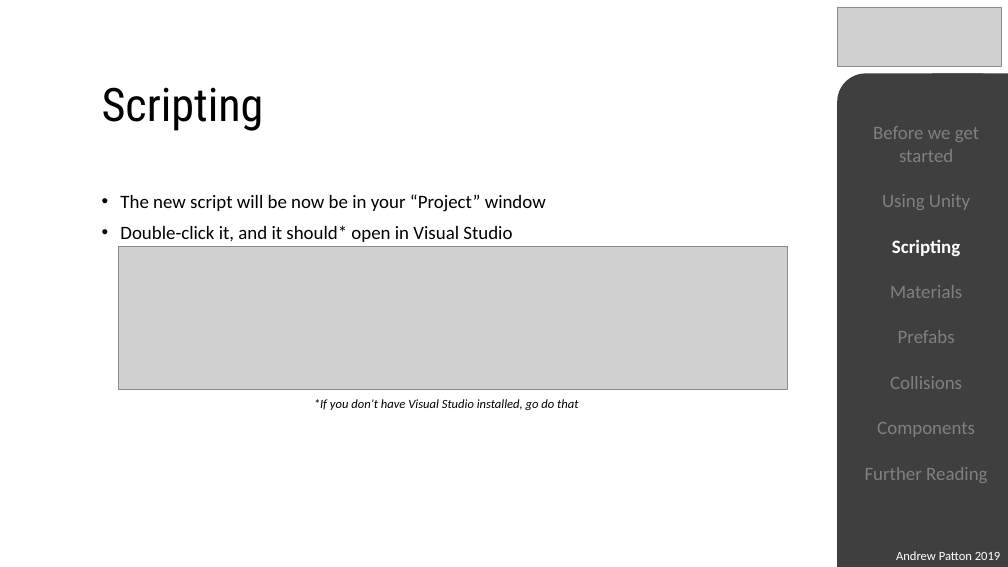
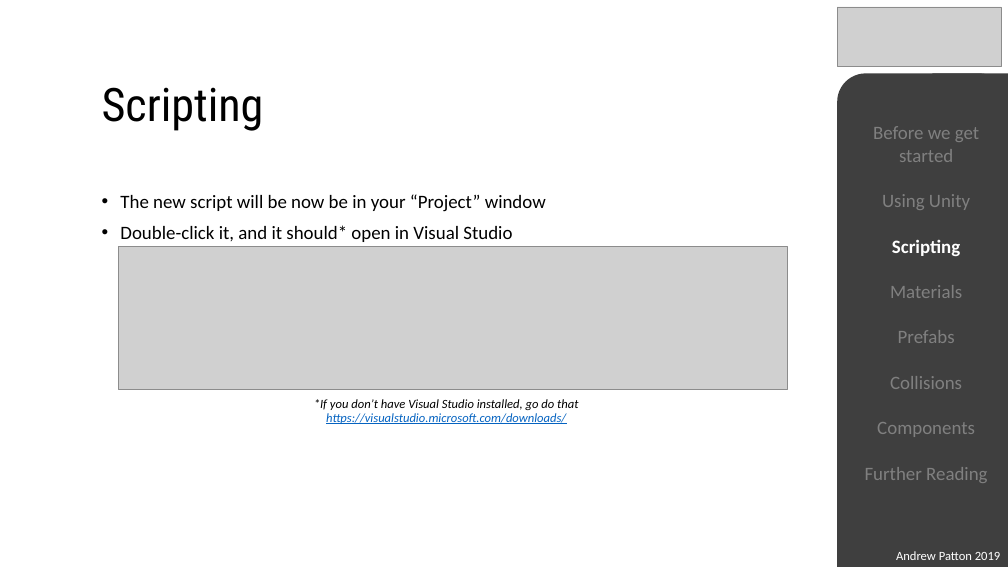
Before and after one commit to Patton97/Patton97.github.io, a slide deck: slide 12 of NUGameDev/UnityIntro.pptx. Drawn at 1008x567 pixels with LibreOffice and Linux fonts; fonts in the diff are those of the drawing; grey boxes stand for pictures. Boxes give left, top, right and bottom in pixels: in the first picture for what was removed or moved away, otherwise in the second. Text is boxed around its words. In the diff, an @@ line names an element or a change of style, - is before the commit and + after.

Commit message:
Fixed fractions, added VS download link

```diff
--- a/NUGameDev/UnityIntro.pptx
+++ b/NUGameDev/UnityIntro.pptx
@@ text at [314,399,578,424]: text changed @@
-*If you don’t have Visual Studio installed, go do that
+*If you don’t have Visual Studio installed, go do that
+https://visualstudio.microsoft.com/downloads/
```
Also in this commit, not shown: 1 other slide changed.
